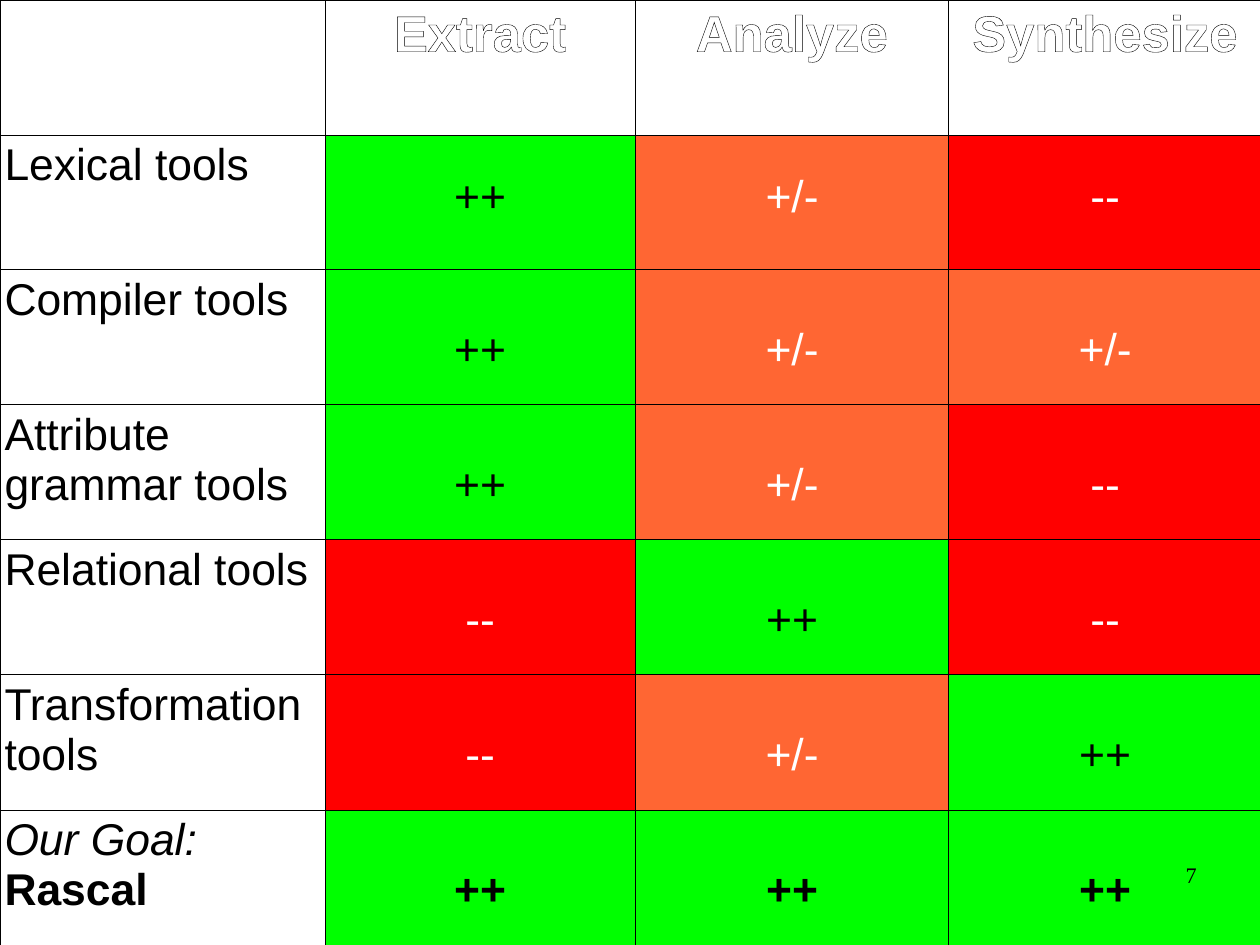
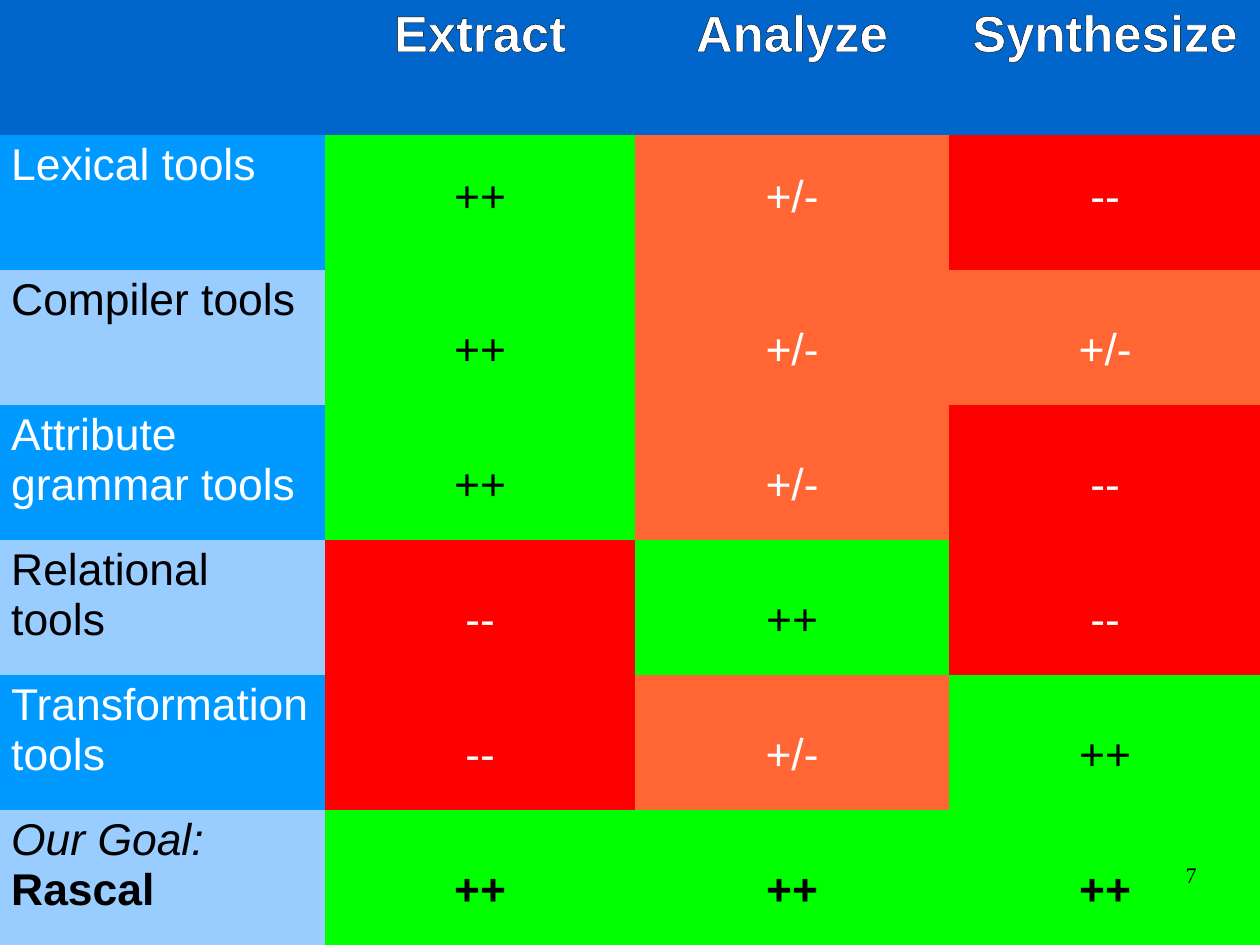
Before and after one commit to cwi-swat/meta-environment, a slide deck: slide 7 of meta-doc/analysis/rascal-slides/rascal-ictdelta.odp. Drawn at 1260x945 pixels with LibreOffice and Linux fonts; fonts in the diff are those of the drawing; background and template pictures are left out. Boxes give left, top, right and bottom in pixels: in the first picture for what was removed or moved away, otherwise in the second. Text is boxed around its words. In the diff, an @@ line names an element or a change of style, - is before the commit and + after.

```diff
--- a/meta-doc/analysis/rascal-slides/rascal-ictdelta.odp
+++ b/meta-doc/analysis/rascal-slides/rascal-ictdelta.odp
@@ table at (x1=0, y1=0, x2=1260, y2=945) @@
@@ fill none to #0066CC in 3 cells @@
@@ fill none to #0099FF in 3 cells @@
@@ fill none to #99CCFF in 3 cells @@
@@ text colour #000000 to #FFFFFF in "Lexical tools", "Attribute grammar tools", "Transformation tools" @@
@@ borders changed @@
```
Also in this commit, not shown: 2 other slides changed, 1 slide added, 1 slide removed, 3 other files.
